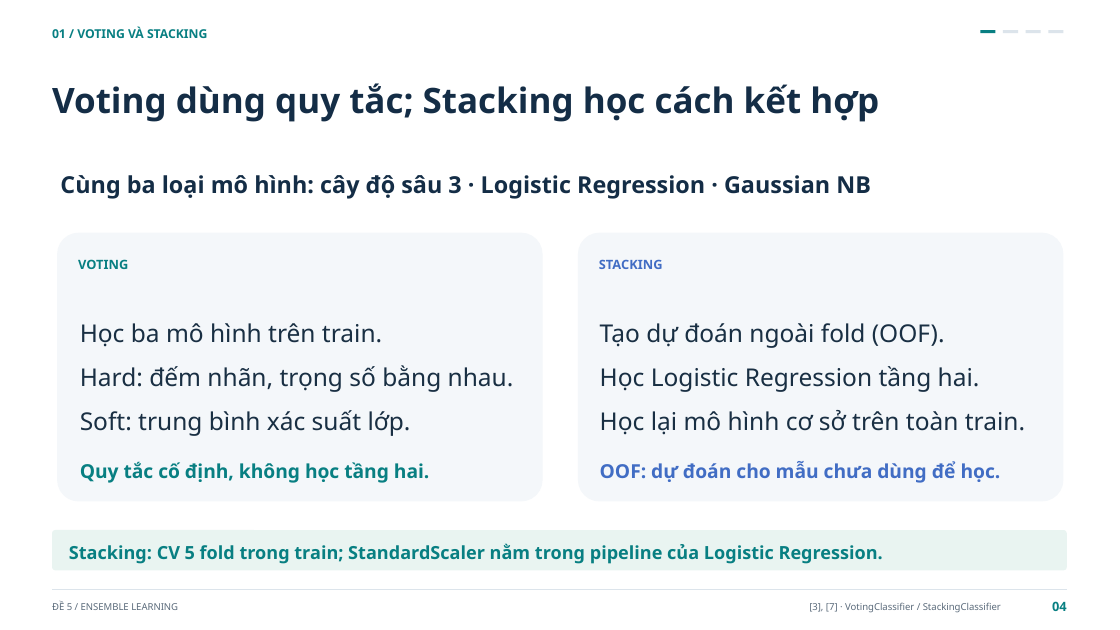
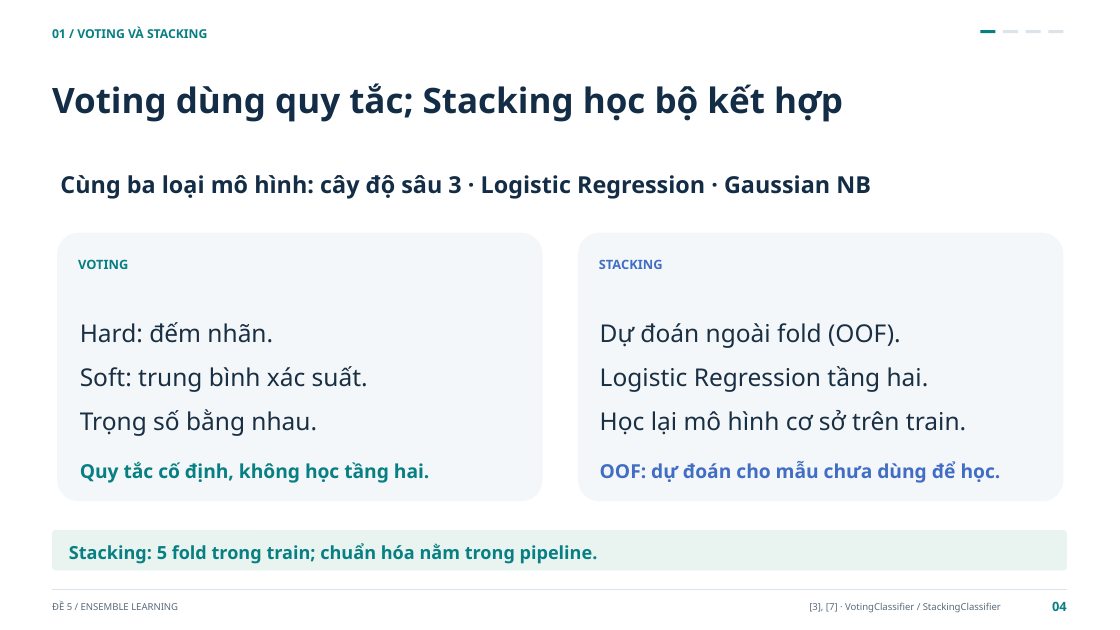
Before and after one commit to Huyngaongow/hocmaygk, a slide deck: slide 4 of De_5_Ensemble_Learning.pptx. Drawn at 1120x630 pixels with LibreOffice and Linux fonts; fonts in the diff are those of the drawing. Boxes give left, top, right and bottom in pixels: in the first picture for what was removed or moved away, otherwise in the second. Text is boxed around its words. In the diff, an @@ line names an element or a change of style, - is before the commit and + after.

```diff
--- a/De_5_Ensemble_Learning.pptx
+++ b/De_5_Ensemble_Learning.pptx
@@ text at bbox=[52, 83, 843, 122]: text changed @@
-Voting dùng quy tắc; Stacking học cách kết hợp
+Voting dùng quy tắc; Stacking học bộ kết hợp
@@ text at bbox=[80, 322, 368, 436]: text changed @@
-Học ba mô hình trên train.
-Hard: đếm nhãn, trọng số bằng nhau.
-Soft: trung bình xác suất lớp.
+Hard: đếm nhãn.
+Soft: trung bình xác suất.
+Trọng số bằng nhau.
@@ text at bbox=[600, 323, 966, 435]: text changed @@
-Tạo dự đoán ngoài fold (OOF).
-Học Logistic Regression tầng hai.
-Học lại mô hình cơ sở trên toàn train.
+Dự đoán ngoài fold (OOF).
+Logistic Regression tầng hai.
+Học lại mô hình cơ sở trên train.
@@ text at bbox=[69, 543, 598, 564]: text changed @@
-Stacking: CV 5 fold trong train; StandardScaler nằm trong pipeline của Logistic Regression.
+Stacking: 5 fold trong train; chuẩn hóa nằm trong pipeline.
```
Also in this commit, not shown: 21 other slides changed, 3 slides removed, 7 other files.
